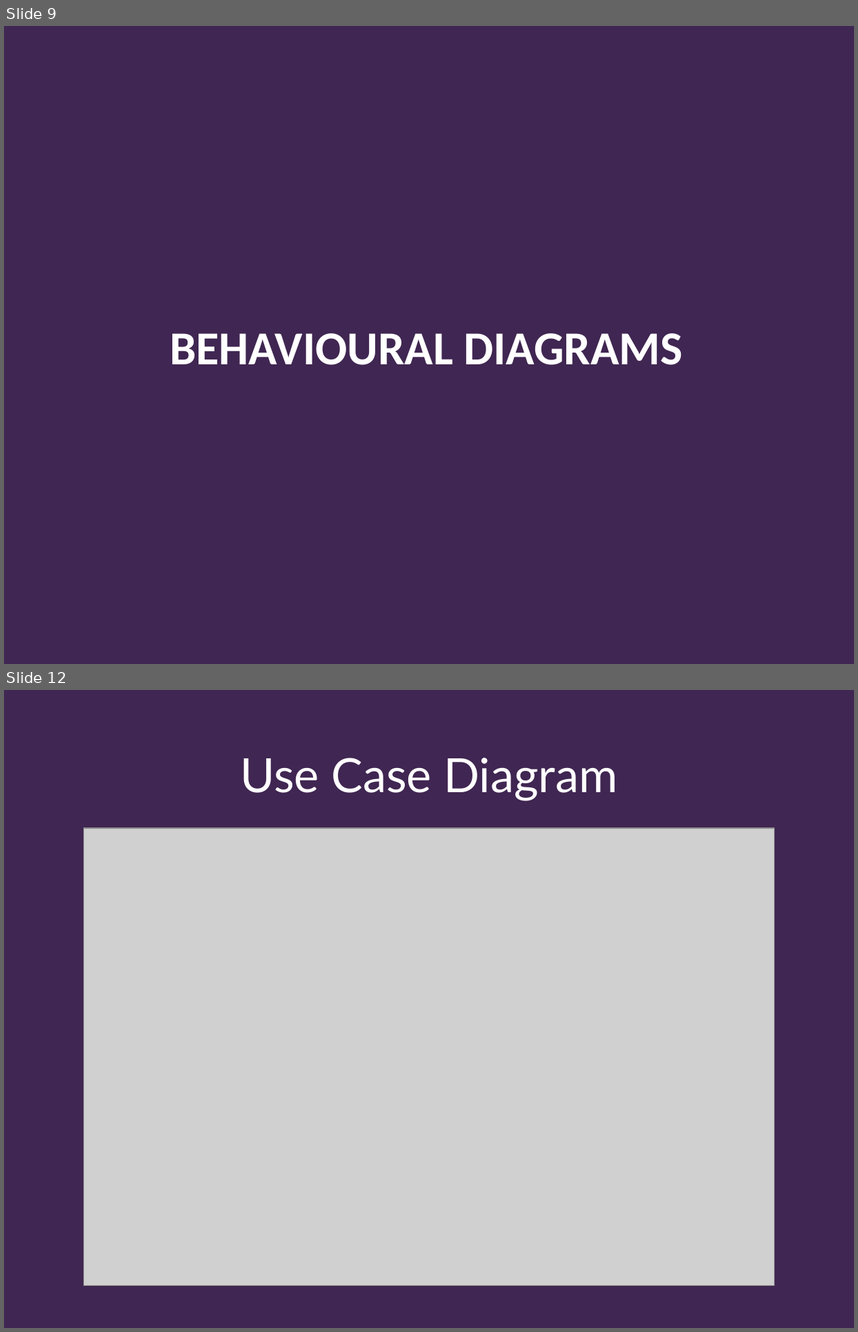
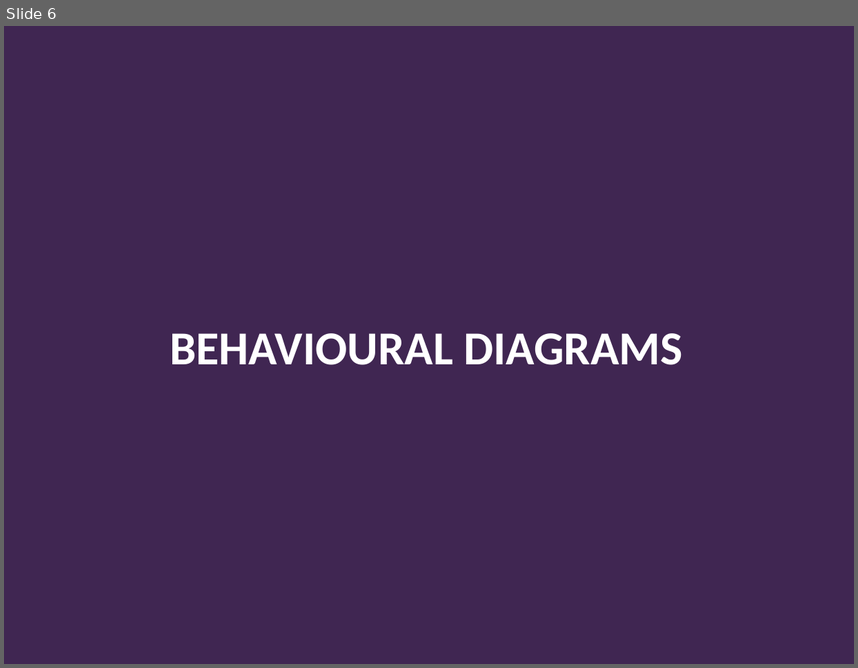
Before and after one commit to Falmouth-Games-Academy/bsc-course-materials, a slide deck: COMP140/05/2019-20-COMP140-05-lecture.pptx. Shown one above the other, each under a label of ours: slides 9 and 12 before the commit, slide 6 after it; the slides between them are not shown. The pictures are 858x1332 and 858x668 pixels, drawn with LibreOffice and Linux fonts; fonts in the diff are those of the drawing; grey boxes stand for pictures; background and template pictures are left out. Boxes give left, top, right and bottom in pixels: in the first picture for what was removed or moved away, otherwise in the second. Text is boxed around its words. In the diff, an @@ line names an element or a change of style, - is before the commit and + after.

```diff
--- a/COMP140/05/2019-20-COMP140-05-lecture.pptx
+++ b/COMP140/05/2019-20-COMP140-05-lecture.pptx
@@ slide 12 removed at [4,690,854,1328], background #402652 @@
@@ title removed at [241,758,617,801] @@
-Use Case Diagram
@@ picture removed at [84,828,775,1285] @@
@@ what was slide 9 is now slide 6 @@
```
Also in this commit, not shown: 4 slides changed, 1 slide added, 28 other slides removed, 24 other files.
